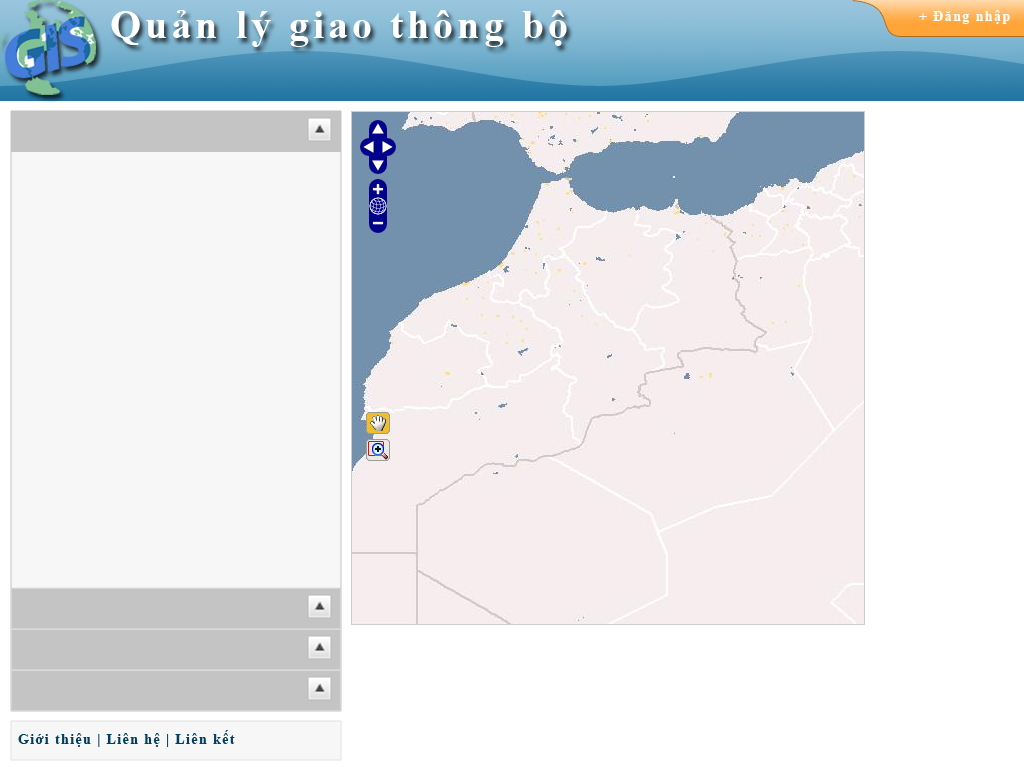
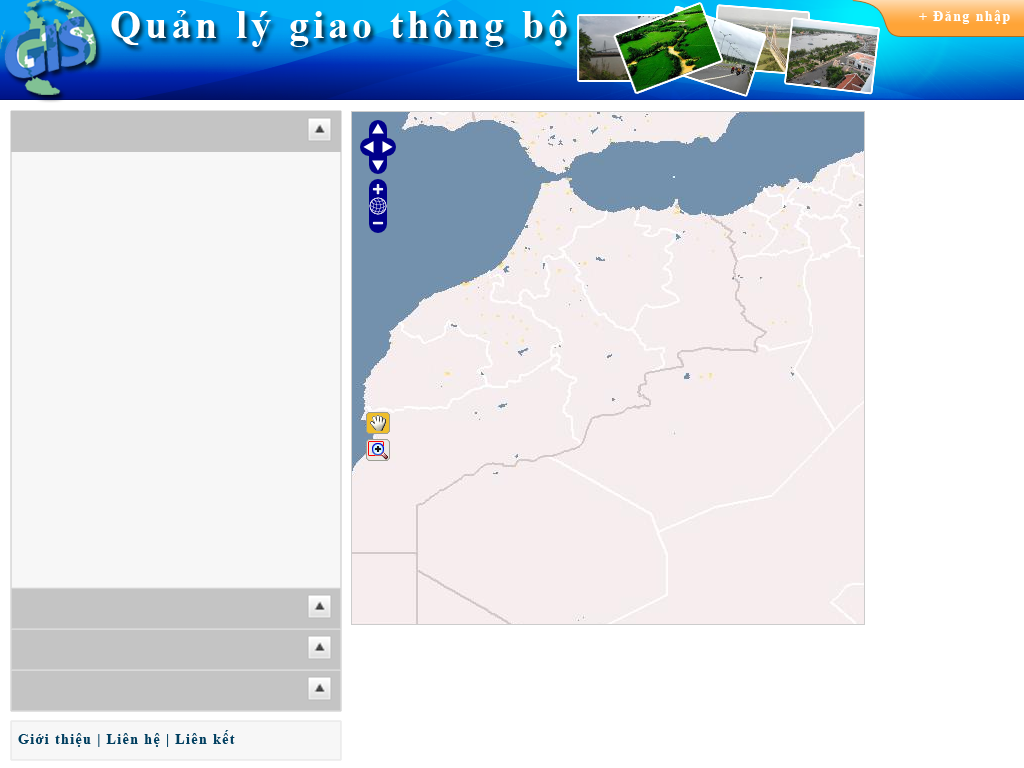
The second 1024×768 image is a revision of the first. Changes to its layers:
removed layer "bannerright" from group "header" over [598, 0, 1024, 101]
removed layer "bannerleft" from group "header" over [0, 0, 603, 101]
added layer "dongruong" in group "header" over [615, 4, 721, 92]
added layer "duongpho" in group "header" over [658, 7, 764, 95]
added layer "cauct2" in group "header" over [579, 16, 665, 80]
added layer "bennk" in group "header" over [786, 19, 878, 93]
added layer "cauct1" in group "header" over [714, 6, 808, 74]
added layer "lensflares" (overlay, 70%) in group "header" over [0, 0, 1024, 100]
added layer "Layer 4" (overlay, 10%) in group "header" over [326, 6, 1024, 99]
added layer "Layer 3" (overlay, 10%) in group "header" over [456, 0, 1024, 99]
added layer "Layer 2" (overlay, 15%) in group "header" over [197, 0, 929, 100]
added layer "Layer 1" (overlay, 20%) in group "header" over [0, 0, 453, 99]
added layer "glow" (overlay, 85%) in group "header" over [0, 0, 1024, 100]
showed "banner_bg", painted on it over [0, 0, 1024, 101]
